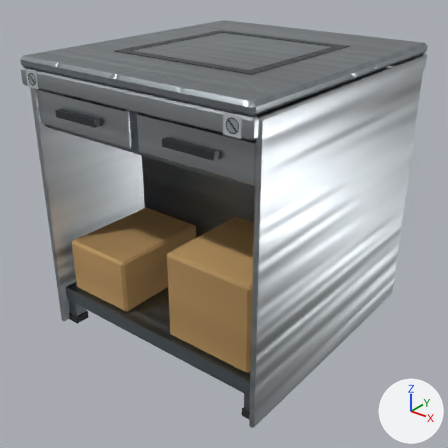
The glTF model godot/assets/models/furniture/counters/pass_end.glb as it was, and as the next commit left it.
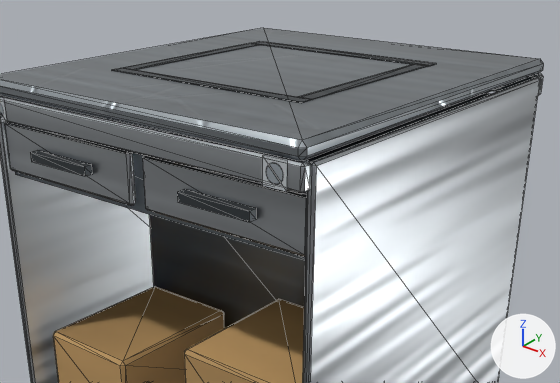
Each version appears first whole from a 50 mm camera at (1.395, -1.802, 1.506) aimed at (0.008, -0.068, 0.431), and next in a close-up on the part from 7% to 98% of the width and 0% to 62% of the height. Arrows for +X, +Y and +Z are at lower right; the lights stay in place. The last two pictures show the newer version. The close-ups show mesh edges as thin lines. Where no turn or scale is listed for an object, it has been applied to the vertices. Vertices at exactly the same position are counted once.

The first close-up shows 'pass_end_body'.
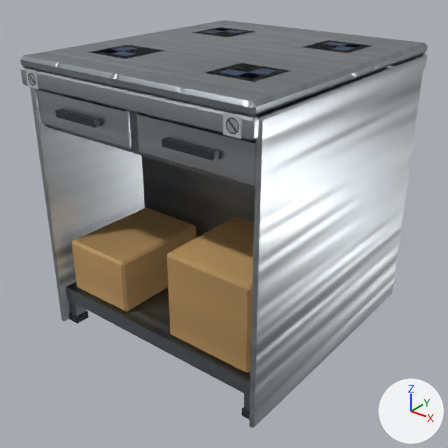
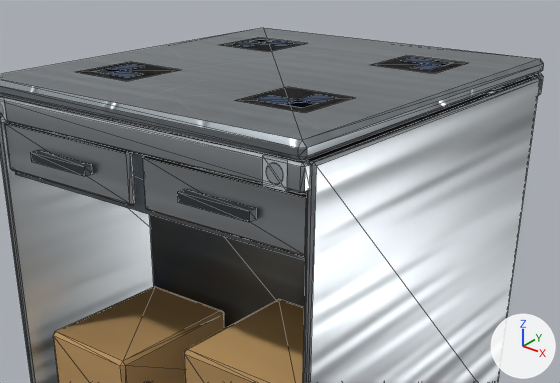
Changed parts and their boxes [x1, y1, x2, y2] in the close-ups (560 x 383 px):
'pass_end_body', reshaped: [0, 28, 544, 383] in both
part 1 of me_pass_end_body_001, cut back: before [112, 41, 436, 103]; after [80, 38, 467, 112]

The change, as a diff of the scene's bpy script:
```diff
--- a/godot/assets/models/furniture/counters/pass_end.glb.py
+++ b/godot/assets/models/furniture/counters/pass_end.glb.py
@@ img_counter_atlas @@
+img_counter_atlas = load_image('counter_atlas', '_unpacked/counter_atlas', 512, 512, 'sRGB')
@@ mat_counters_atlas @@
 mat_counters_atlas = principled_material('counters_atlas')
-mat_counters_atlas.texture = img_counters_atlas
+mat_counters_atlas.texture = img_counter_atlas
 mat_counters_atlas.roughness = 0.55
@@ me_pass_end_body_001 @@
 # used by ob_pass_end_body; location = (0.0, 0.0, 0.0)
-me_pass_end_body_001.from_pydata(...)  # 496 vertices, 794 faces; spans x -0.5..0.5, y -0.561..0.561, z 0.0..1.102
+me_pass_end_body_001.from_pydata(...)  # 516 vertices, 778 faces; spans x -0.5..0.5, y -0.561..0.561, z 0.0..1.101
+# me_pass_end_body_001 part 1
+# 24 vertices are removed from x -0.3..0.3, y -0.3..0.3, z 1.1..1.102
+# 40 faces are deleted
+# 22 vertices are added at x -0.36..0.275, y -0.37..0.37, z 1.1..1.101
+# 8 new vertices lie (0.19, 0.0, 0.0) away from vertices in x -0.36..0.17, y -0.37..0.37, z 1.1
+# 8 new vertices lie (0.13, 0.0, 0.0) away from vertices in x -0.33..0.2, y -0.34..0.34, z 1.101
+# 6 new vertices lie (0.055, 0.0, 0.0) away from vertices in x -0.33..0.275, y -0.34..0.34, z 1.101
+# 24 new faces join them, mat_counters_atlas (picture img_counter_atlas)
 me_pass_end_body_001.materials.append(mat_mat_steel_brushed_top)
```
